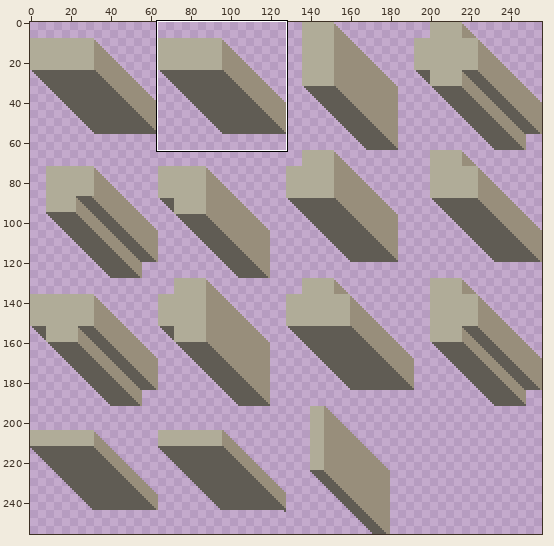
Two states of a sprite sheet, assets/2dwalls.png. The first picture is a wide view before the edit; the outline marks the close-up.
Close-up. Before the commit:
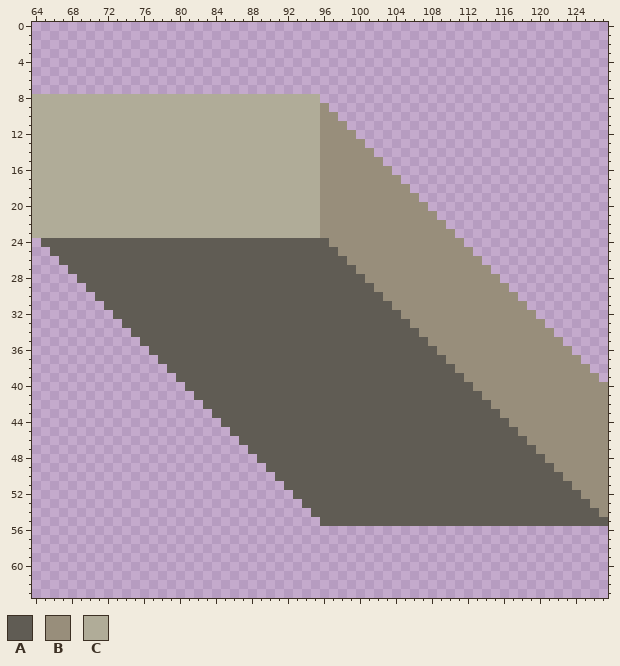
The file is 256x256 pixels. Shown: x 64..127, y 0..63. The commit also changed other parts of the picture, which this record leaves out.
Palette (. is transparent): A #605c54  B #988e7b  C #b0ac98
Pixels before (only the part around the change), first column x 64:
 0 ................................................................
 1 ................................................................
 2 ................................................................
 3 ................................................................
 4 ................................................................
 5 ................................................................
 6 ................................................................
 7 ................................................................
 8 CCCCCCCCCCCCCCCCCCCCCCCCCCCCCCCC................................
 9 CCCCCCCCCCCCCCCCCCCCCCCCCCCCCCCCB...............................
10 CCCCCCCCCCCCCCCCCCCCCCCCCCCCCCCCBB..............................
11 CCCCCCCCCCCCCCCCCCCCCCCCCCCCCCCCBBB.............................
12 CCCCCCCCCCCCCCCCCCCCCCCCCCCCCCCCBBBB............................
13 CCCCCCCCCCCCCCCCCCCCCCCCCCCCCCCCBBBBB...........................
14 CCCCCCCCCCCCCCCCCCCCCCCCCCCCCCCCBBBBBB..........................
15 CCCCCCCCCCCCCCCCCCCCCCCCCCCCCCCCBBBBBBB.........................
16 CCCCCCCCCCCCCCCCCCCCCCCCCCCCCCCCBBBBBBBB........................
17 CCCCCCCCCCCCCCCCCCCCCCCCCCCCCCCCBBBBBBBBB.......................
18 CCCCCCCCCCCCCCCCCCCCCCCCCCCCCCCCBBBBBBBBBB......................
19 CCCCCCCCCCCCCCCCCCCCCCCCCCCCCCCCBBBBBBBBBBB.....................
20 CCCCCCCCCCCCCCCCCCCCCCCCCCCCCCCCBBBBBBBBBBBB....................
21 CCCCCCCCCCCCCCCCCCCCCCCCCCCCCCCCBBBBBBBBBBBBB...................
22 CCCCCCCCCCCCCCCCCCCCCCCCCCCCCCCCBBBBBBBBBBBBBB..................
23 CCCCCCCCCCCCCCCCCCCCCCCCCCCCCCCCBBBBBBBBBBBBBBB.................
24 .AAAAAAAAAAAAAAAAAAAAAAAAAAAAAAAABBBBBBBBBBBBBBB................
25 ..AAAAAAAAAAAAAAAAAAAAAAAAAAAAAAAABBBBBBBBBBBBBBB...............
26 ...AAAAAAAAAAAAAAAAAAAAAAAAAAAAAAAABBBBBBBBBBBBBBB..............
27 ....AAAAAAAAAAAAAAAAAAAAAAAAAAAAAAAABBBBBBBBBBBBBBB.............
28 .....AAAAAAAAAAAAAAAAAAAAAAAAAAAAAAAABBBBBBBBBBBBBBB............
29 ......AAAAAAAAAAAAAAAAAAAAAAAAAAAAAAAABBBBBBBBBBBBBBB...........
30 .......AAAAAAAAAAAAAAAAAAAAAAAAAAAAAAAABBBBBBBBBBBBBBB..........
31 ........AAAAAAAAAAAAAAAAAAAAAAAAAAAAAAAABBBBBBBBBBBBBBB.........
32 .........AAAAAAAAAAAAAAAAAAAAAAAAAAAAAAAABBBBBBBBBBBBBBB........
33 ..........AAAAAAAAAAAAAAAAAAAAAAAAAAAAAAAABBBBBBBBBBBBBBB.......
34 ...........AAAAAAAAAAAAAAAAAAAAAAAAAAAAAAAABBBBBBBBBBBBBBB......
35 ............AAAAAAAAAAAAAAAAAAAAAAAAAAAAAAAABBBBBBBBBBBBBBB.....
36 .............AAAAAAAAAAAAAAAAAAAAAAAAAAAAAAAABBBBBBBBBBBBBBB....
37 ..............AAAAAAAAAAAAAAAAAAAAAAAAAAAAAAAABBBBBBBBBBBBBBB...
38 ...............AAAAAAAAAAAAAAAAAAAAAAAAAAAAAAAABBBBBBBBBBBBBBB..
39 ................AAAAAAAAAAAAAAAAAAAAAAAAAAAAAAAABBBBBBBBBBBBBBB.
40 .................AAAAAAAAAAAAAAAAAAAAAAAAAAAAAAAABBBBBBBBBBBBBBB
41 ..................AAAAAAAAAAAAAAAAAAAAAAAAAAAAAAAABBBBBBBBBBBBBB
42 ...................AAAAAAAAAAAAAAAAAAAAAAAAAAAAAAAABBBBBBBBBBBBB
43 ....................AAAAAAAAAAAAAAAAAAAAAAAAAAAAAAAABBBBBBBBBBBB
44 .....................AAAAAAAAAAAAAAAAAAAAAAAAAAAAAAAABBBBBBBBBBB
45 ......................AAAAAAAAAAAAAAAAAAAAAAAAAAAAAAAABBBBBBBBBB
46 .......................AAAAAAAAAAAAAAAAAAAAAAAAAAAAAAAABBBBBBBBB
47 ........................AAAAAAAAAAAAAAAAAAAAAAAAAAAAAAAABBBBBBBB
48 .........................AAAAAAAAAAAAAAAAAAAAAAAAAAAAAAAABBBBBBB
49 ..........................AAAAAAAAAAAAAAAAAAAAAAAAAAAAAAAABBBBBB
50 ...........................AAAAAAAAAAAAAAAAAAAAAAAAAAAAAAAABBBBB
51 ............................AAAAAAAAAAAAAAAAAAAAAAAAAAAAAAAABBBB
52 .............................AAAAAAAAAAAAAAAAAAAAAAAAAAAAAAAABBB
53 ..............................AAAAAAAAAAAAAAAAAAAAAAAAAAAAAAAABB
54 ...............................AAAAAAAAAAAAAAAAAAAAAAAAAAAAAAAAB
55 ................................AAAAAAAAAAAAAAAAAAAAAAAAAAAAAAAA
56 ................................................................
57 ................................................................
58 ................................................................
59 ................................................................
60 ................................................................
61 ................................................................
62 ................................................................
63 ................................................................
The result:
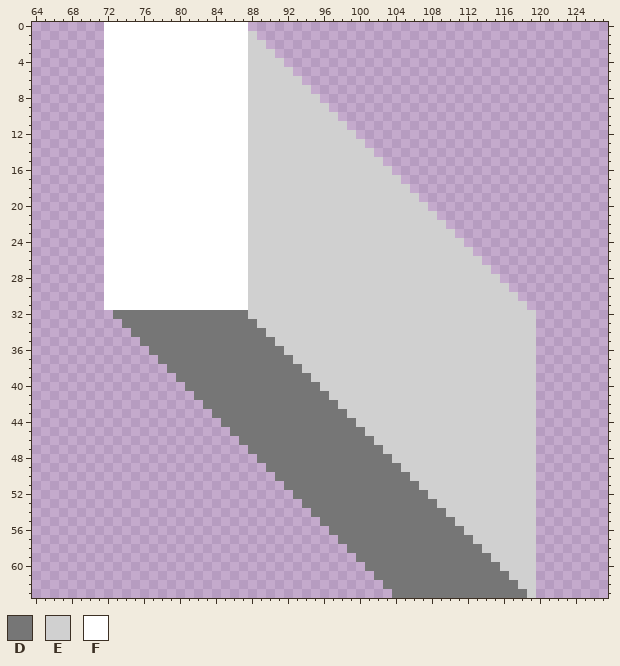
Colours new in this view: D #767676  E #d0d0d0  F #ffffff
Difference:
Changed rows in their new state; - is an unchanged pixel.
first column x 64:
 0 --------FFFFFFFFFFFFFFFF----------------------------------------
 1 --------FFFFFFFFFFFFFFFFE---------------------------------------
 2 --------FFFFFFFFFFFFFFFFEE--------------------------------------
 3 --------FFFFFFFFFFFFFFFFEEE-------------------------------------
 4 --------FFFFFFFFFFFFFFFFEEEE------------------------------------
 5 --------FFFFFFFFFFFFFFFFEEEEE-----------------------------------
 6 --------FFFFFFFFFFFFFFFFEEEEEE----------------------------------
 7 --------FFFFFFFFFFFFFFFFEEEEEEE---------------------------------
 8 ........FFFFFFFFFFFFFFFFEEEEEEEE--------------------------------
 9 ........FFFFFFFFFFFFFFFFEEEEEEEEE-------------------------------
10 ........FFFFFFFFFFFFFFFFEEEEEEEEEE------------------------------
11 ........FFFFFFFFFFFFFFFFEEEEEEEEEEE-----------------------------
12 ........FFFFFFFFFFFFFFFFEEEEEEEEEEEE----------------------------
13 ........FFFFFFFFFFFFFFFFEEEEEEEEEEEEE---------------------------
14 ........FFFFFFFFFFFFFFFFEEEEEEEEEEEEEE--------------------------
15 ........FFFFFFFFFFFFFFFFEEEEEEEEEEEEEEE-------------------------
16 ........FFFFFFFFFFFFFFFFEEEEEEEEEEEEEEEE------------------------
17 ........FFFFFFFFFFFFFFFFEEEEEEEEEEEEEEEEE-----------------------
18 ........FFFFFFFFFFFFFFFFEEEEEEEEEEEEEEEEEE----------------------
19 ........FFFFFFFFFFFFFFFFEEEEEEEEEEEEEEEEEEE---------------------
20 ........FFFFFFFFFFFFFFFFEEEEEEEEEEEEEEEEEEEE--------------------
21 ........FFFFFFFFFFFFFFFFEEEEEEEEEEEEEEEEEEEEE-------------------
22 ........FFFFFFFFFFFFFFFFEEEEEEEEEEEEEEEEEEEEEE------------------
23 ........FFFFFFFFFFFFFFFFEEEEEEEEEEEEEEEEEEEEEEE-----------------
24 -.......FFFFFFFFFFFFFFFFEEEEEEEEEEEEEEEEEEEEEEEE----------------
25 --......FFFFFFFFFFFFFFFFEEEEEEEEEEEEEEEEEEEEEEEEE---------------
26 ---.....FFFFFFFFFFFFFFFFEEEEEEEEEEEEEEEEEEEEEEEEEE--------------
27 ----....FFFFFFFFFFFFFFFFEEEEEEEEEEEEEEEEEEEEEEEEEEE-------------
28 -----...FFFFFFFFFFFFFFFFEEEEEEEEEEEEEEEEEEEEEEEEEEEE------------
29 ------..FFFFFFFFFFFFFFFFEEEEEEEEEEEEEEEEEEEEEEEEEEEEE-----------
30 -------.FFFFFFFFFFFFFFFFEEEEEEEEEEEEEEEEEEEEEEEEEEEEEE----------
31 --------FFFFFFFFFFFFFFFFEEEEEEEEEEEEEEEEEEEEEEEEEEEEEEE---------
32 ---------DDDDDDDDDDDDDDDEEEEEEEEEEEEEEEEEEEEEEEEEEEEEEEE--------
33 ----------DDDDDDDDDDDDDDDEEEEEEEEEEEEEEEEEEEEEEEEEEEEEEE.-------
34 -----------DDDDDDDDDDDDDDDEEEEEEEEEEEEEEEEEEEEEEEEEEEEEE..------
35 ------------DDDDDDDDDDDDDDDEEEEEEEEEEEEEEEEEEEEEEEEEEEEE...-----
36 -------------DDDDDDDDDDDDDDDEEEEEEEEEEEEEEEEEEEEEEEEEEEE....----
37 --------------DDDDDDDDDDDDDDDEEEEEEEEEEEEEEEEEEEEEEEEEEE.....---
38 ---------------DDDDDDDDDDDDDDDEEEEEEEEEEEEEEEEEEEEEEEEEE......--
39 ----------------DDDDDDDDDDDDDDDEEEEEEEEEEEEEEEEEEEEEEEEE.......-
40 -----------------DDDDDDDDDDDDDDDEEEEEEEEEEEEEEEEEEEEEEEE........
41 ------------------DDDDDDDDDDDDDDDEEEEEEEEEEEEEEEEEEEEEEE........
42 -------------------DDDDDDDDDDDDDDDEEEEEEEEEEEEEEEEEEEEEE........
43 --------------------DDDDDDDDDDDDDDDEEEEEEEEEEEEEEEEEEEEE........
44 ---------------------DDDDDDDDDDDDDDDEEEEEEEEEEEEEEEEEEEE........
45 ----------------------DDDDDDDDDDDDDDDEEEEEEEEEEEEEEEEEEE........
46 -----------------------DDDDDDDDDDDDDDDEEEEEEEEEEEEEEEEEE........
47 ------------------------DDDDDDDDDDDDDDDEEEEEEEEEEEEEEEEE........
48 -------------------------DDDDDDDDDDDDDDDEEEEEEEEEEEEEEEE........
49 --------------------------DDDDDDDDDDDDDDDEEEEEEEEEEEEEEE........
50 ---------------------------DDDDDDDDDDDDDDDEEEEEEEEEEEEEE........
51 ----------------------------DDDDDDDDDDDDDDDEEEEEEEEEEEEE........
52 -----------------------------DDDDDDDDDDDDDDDEEEEEEEEEEEE........
53 ------------------------------DDDDDDDDDDDDDDDEEEEEEEEEEE........
54 -------------------------------DDDDDDDDDDDDDDDEEEEEEEEEE........
55 --------------------------------DDDDDDDDDDDDDDDEEEEEEEEE........
56 ---------------------------------DDDDDDDDDDDDDDDEEEEEEEE--------
57 ----------------------------------DDDDDDDDDDDDDDDEEEEEEE--------
58 -----------------------------------DDDDDDDDDDDDDDDEEEEEE--------
59 ------------------------------------DDDDDDDDDDDDDDDEEEEE--------
60 -------------------------------------DDDDDDDDDDDDDDDEEEE--------
61 --------------------------------------DDDDDDDDDDDDDDDEEE--------
62 ---------------------------------------DDDDDDDDDDDDDDDEE--------
63 ----------------------------------------DDDDDDDDDDDDDDDE--------
Changed places in both close-ups, as pixel boxes (x1, y1, x2, y2):
changed: (32, 22, 608, 598)
